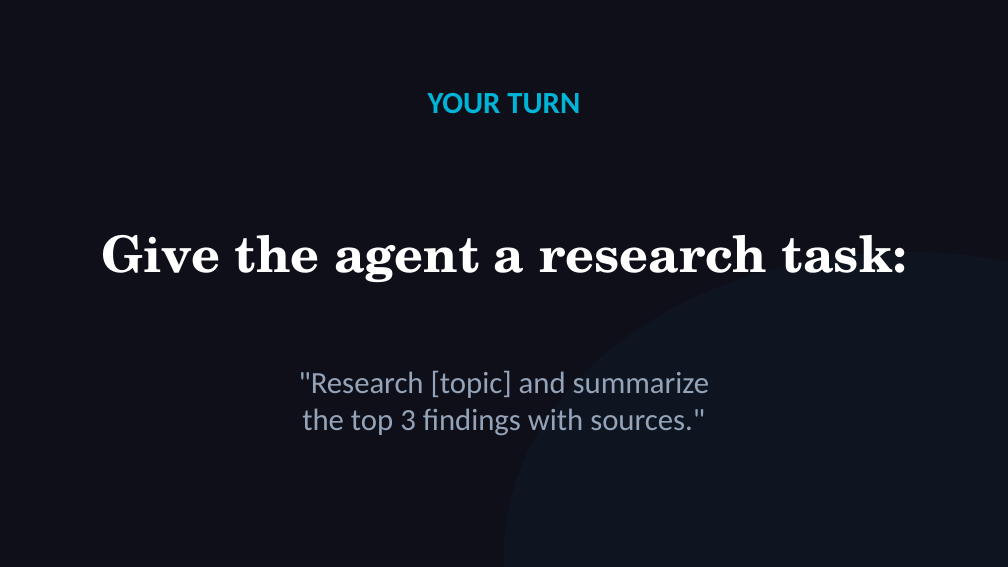
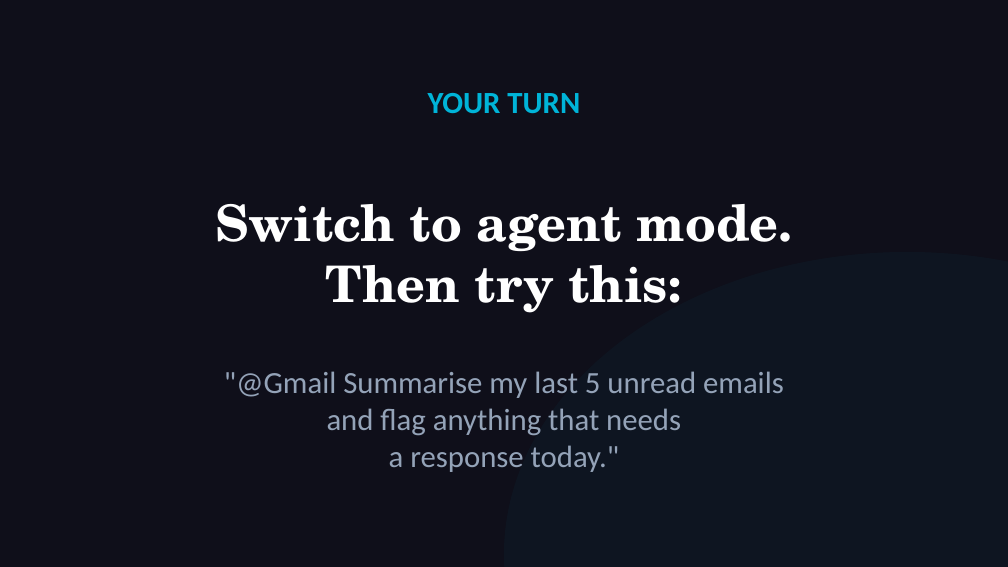
Before and after one commit to michaelengland/ai-best-practices, a slide deck: slide 12 of decks/workshop-operator/workshop-operator.pptx. Drawn at 1008x567 pixels with LibreOffice and Linux fonts; fonts in the diff are those of the drawing. Boxes give left, top, right and bottom in pixels: in the first picture for what was removed or moved away, otherwise in the second. Text is boxed around its words. In the diff, an @@ line names an element or a change of style, - is before the commit and + after.

```diff
--- a/decks/workshop-operator/workshop-operator.pptx
+++ b/decks/workshop-operator/workshop-operator.pptx
@@ text at (215, 204, 793, 313): text changed @@
-Give the agent a research task:
+Switch to agent mode.
+Then try this:
@@ text at (224, 371, 784, 472): text changed @@
-"Research [topic] and summarize
-the top 3 findings with sources."
+"@Gmail Summarise my last 5 unread emails
+and flag anything that needs
+a response today."
```
Also in this commit, not shown: 4 other slides changed, 1 slide added, 1 slide removed, 7 other files.
